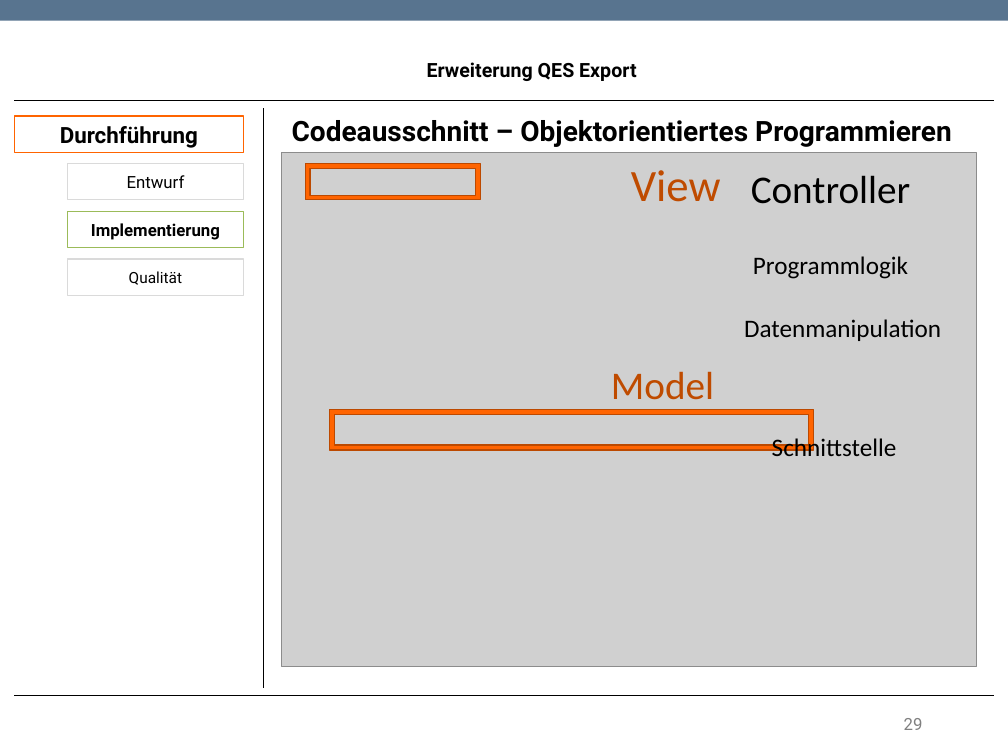
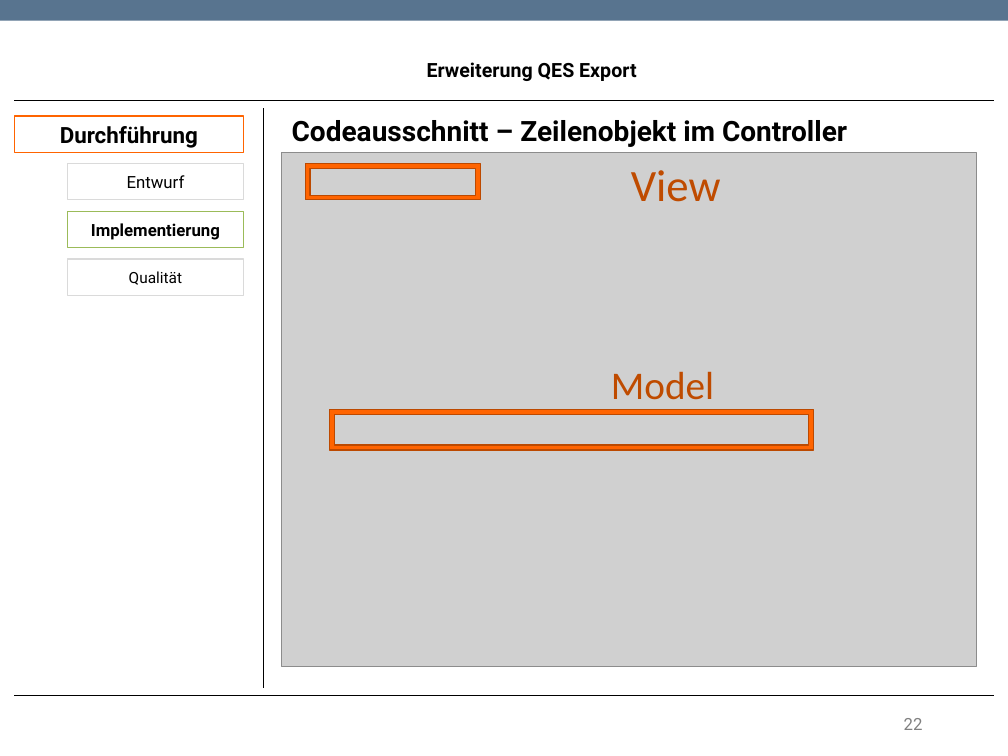
Before and after one commit to TwoHorus/dbExelExportLaravel, a slide deck: slide 22 of DOC/Fachgespraech.pptx (slide 29 before the commit). Drawn at 1008x756 pixels with LibreOffice and Linux fonts; fonts in the diff are those of the drawing; grey boxes stand for pictures; background and template pictures are left out. Boxes give left, top, right and bottom in pixels: in the first picture for what was removed or moved away, otherwise in the second. Text is boxed around its words. In the diff, an @@ line names an element or a change of style, - is before the commit and + after.

```diff
--- a/DOC/Fachgespraech.pptx
+++ b/DOC/Fachgespraech.pptx
@@ text at (292, 120, 847, 147): text changed @@
-Codeausschnitt – Objektorientiertes Programmieren
+Codeausschnitt – Zeilenobjekt im Controller
@@ text removed at (751, 175, 910, 204) @@
-Controller
@@ text removed at (753, 256, 908, 279) @@
-Programmlogik
@@ text removed at (744, 319, 941, 341) @@
-Datenmanipulation
@@ text removed at (772, 436, 897, 456) @@
-Schnittstelle
@@ page number at (904, 718, 923, 730): text changed @@
-29
+22
```
Also in this commit, not shown: 5 other slides changed, 2 slides removed, 1 other file.
